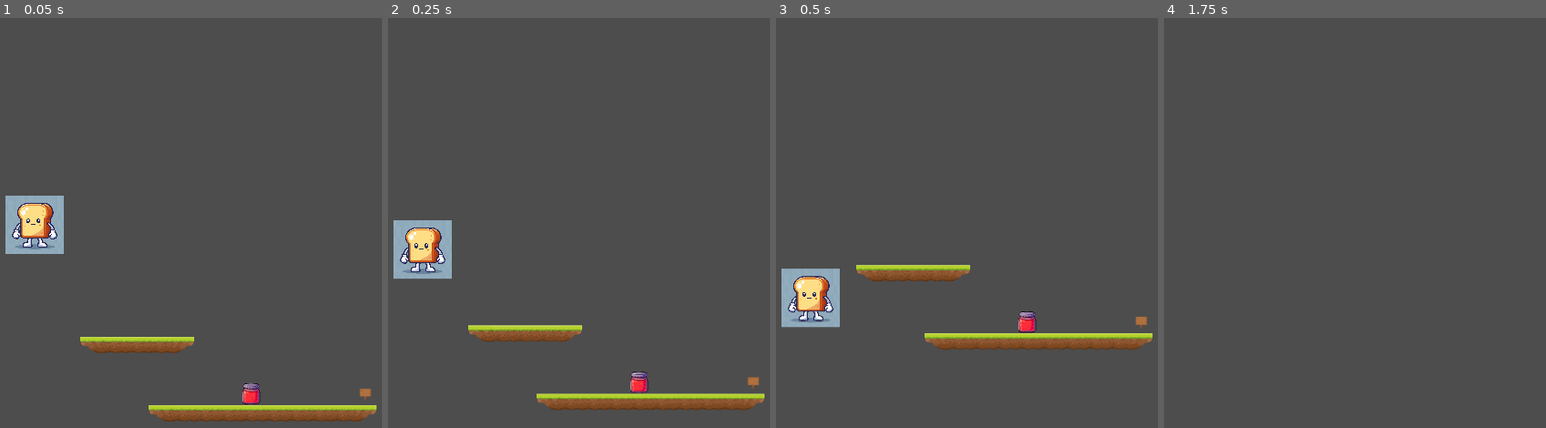
Above: before the commit, frames 1-4 (left to right).
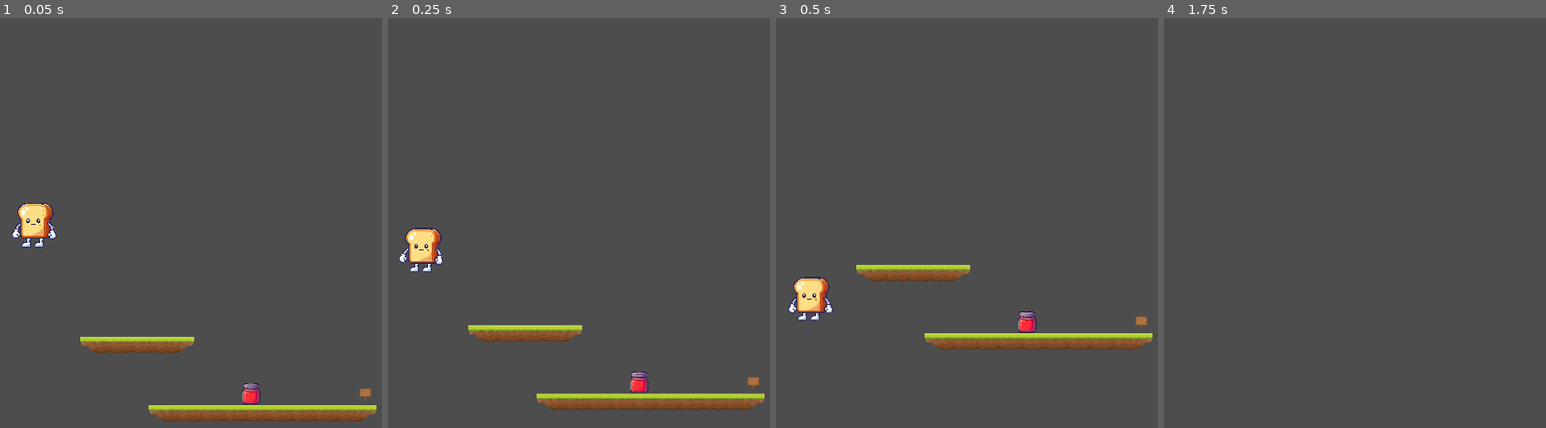
Above: after the commit, the same moments.

Repository: Alliance-of-Numpties/terry-toastington
Game: Godot game, scene res://scenes/main.tscn
Same seed, same stepped clock (60 frames per second), same inputs: the game is played once before the commit and once after it.
Inputs:
- Up to frame 1 (0.05 s): no input
- Up to frame 2 (0.25 s): no input
- Up to frame 3 (0.5 s): no input
- Up to frame 4 (1.75 s): hold D (right) from 0.53 s (still down); tap Space (jump) at 0.77, 1.52 s

The runs differ from the first frame. In frame 1, 1.4% of the frame differs, in the area x 1-17%, y 43-58%; in frame 2, 1.5%; in frame 3, 1.6%, in the area x 1-17%, y 61-76%; in frame 4, nothing differs.

Commit message:
Make the player animated

Diff:
--- a/scenes/ghoast.tscn
+++ b/scenes/ghoast.tscn
@@ -2,7 +2,7 @@
 
 [ext_resource type="Script" path="res://scripts/PlayerPathFollow.gd" id="1_era5s"]
 [ext_resource type="Script" path="res://scripts/Ghoast.gd" id="2_vpscq"]
-[ext_resource type="Texture2D" uid="uid://cllfvx6l4m6v4" path="res://toast.jpeg" id="3_eh1b6"]
+[ext_resource type="Texture2D" uid="uid://uyrmv6dw0s41" path="res://toast.png" id="3_laq07"]
 
 [sub_resource type="CapsuleShape2D" id="CapsuleShape2D_jwjf7"]
 radius = 45.0
@@ -17,7 +17,7 @@
 [node name="Sprite2D" type="Sprite2D" parent="Ghoast"]
 self_modulate = Color(0.584314, 0.584314, 0.584314, 0.596078)
 scale = Vector2(0.1, 0.1)
-texture = ExtResource("3_eh1b6")
+texture = ExtResource("3_laq07")
 
 [node name="CollisionShape2D" type="CollisionShape2D" parent="Ghoast"]
 shape = SubResource("CapsuleShape2D_jwjf7")
--- a/scenes/ollitest.tscn
+++ b/scenes/ollitest.tscn
@@ -22,5 +22,5 @@
 layer_0/tile_data = PackedInt32Array(48, 196609, 1, -65488, 196609, 0, 47, 131073, 1, -65489, 131073, 0, 46, 131073, 2, …(5959 unchanged characters)…
 
 [connection signal="body_entered" from="World/Item" to="World/Item" method="_on_body_entered" flags=18]
-[connection signal="body_entered" from="World/@Area2D@131026" to="World/@Area2D@131026" method="_on_body_entered" flags=18]
-[connection signal="body_entered" from="World/@Area2D@131027" to="World/@Area2D@131027" method="_on_body_entered" flags=18]
+[connection signal="body_entered" from="World/@Area2D@154849" to="World/@Area2D@154849" method="_on_body_entered" flags=18]
+[connection signal="body_entered" from="World/@Area2D@154850" to="World/@Area2D@154850" method="_on_body_entered" flags=18]
--- a/scenes/player.tscn
+++ b/scenes/player.tscn
@@ -1,21 +1,288 @@
-[gd_scene load_steps=4 format=3 uid="uid://yamxyc1blu1w"]
+[gd_scene load_steps=18 format=3 uid="uid://yamxyc1blu1w"]
 
 [ext_resource type="Script" path="res://scripts/Player.gd" id="1_ffm6m"]
-[ext_resource type="Texture2D" uid="uid://cllfvx6l4m6v4" path="res://toast.jpeg" id="2_dnu0n"]
+[ext_resource type="Texture2D" uid="uid://e8cskehwuib0" path="res://toast_parts/toast/Body.PNG" id="2_21i3r"]
+[ext_resource type="Texture2D" uid="uid://bgcsy2l6hy74" path="res://toast_parts/toast/BackLeg.PNG" id="2_enaa8"]
+[ext_resource type="Texture2D" uid="uid://dogdnbtljobpk" path="res://toast_parts/toast/FrontArm.PNG" id="3_cl512"]
+[ext_resource type="Texture2D" uid="uid://dsp16fvmkhxt8" path="res://toast_parts/toast/FrontLeg.PNG" id="3_whvu1"]
+[ext_resource type="Texture2D" uid="uid://dd6abg8m17bw5" path="res://toast_parts/toast/BackArm.PNG" id="4_npynr"]
 
 [sub_resource type="CapsuleShape2D" id="CapsuleShape2D_68p7x"]
-radius = 45.0
-height = 132.0
+radius = 29.0
+height = 82.0
+
+[sub_resource type="Animation" id="Animation_ux12p"]
+resource_name = "walk"
+length = 0.6
+loop_mode = 1
+step = 0.05
+tracks/0/type = "bezier"
+tracks/0/imported = false
+tracks/0/enabled = true
+tracks/0/path = NodePath("Model/UpperBody/FrontShoulder:rotation")
+tracks/0/interp = 1
+tracks/0/loop_wrap = true
+tracks/0/keys = {
+"handle_modes": PackedInt32Array(0, 0, 0, 0, 0),
+"points": PackedFloat32Array(0, -0.25, 0, 0.05, 0.429475, 0.708753, -0.1, 0.0116366, 0.1, -0.00581831, -0.0215232, -0.0555855, 0.439362, 0.0444145, -0.340287, -0.751634, -0.1, -0.00581825, 0.1, -0.00581825, 0, -0.05, -0.437448, 0.05, 0.708753),
+"times": PackedFloat32Array(0, 0.15, 0.3, 0.45, 0.6)
+}
+tracks/1/type = "bezier"
+tracks/1/imported = false
+tracks/1/enabled = true
+tracks/1/path = NodePath("Model/UpperBody/BackShoulder:rotation")
+tracks/1/interp = 1
+tracks/1/loop_wrap = true
+tracks/1/keys = {
+"handle_modes": PackedInt32Array(0, 0, 0, 0, 0),
+"points": PackedFloat32Array(0, -0.25, 0, 0.05, -0.472357, -0.751634, -0.15, 0.0201225, 0.15, 0.031759, 0, -0.1, -0.56545, 0.1, 0.406202, 0.732026, -0.1, 0.0232731, 0.15, 0, 0, -0.1, 0.441112, 0.1, -0.792362),
+"times": PackedFloat32Array(0, 0.15, 0.3, 0.45, 0.6)
+}
+tracks/2/type = "bezier"
+tracks/2/imported = false
+tracks/2/enabled = true
+tracks/2/path = NodePath("Model/Legs/BackHip:rotation")
+tracks/2/interp = 1
+tracks/2/loop_wrap = true
+tracks/2/keys = {
+"handle_modes": PackedInt32Array(0, 2, 2, 2, 2),
+"points": PackedFloat32Array(0, -0.25, 0, 0.05, 0.164653, 0.38858, -0.0499974, 0.00298556, 0.05, -0.00298572, -0.010341, -0.0409624, 0.167281, 0.05, -0.204189, -0.49076, -0.05, 0, 0.05, 0, 0, -0.05, -0.226473, 0, 0),
+"times": PackedFloat32Array(0, 0.15, 0.3, 0.45, 0.6)
+}
+tracks/3/type = "bezier"
+tracks/3/imported = false
+tracks/3/enabled = true
+tracks/3/path = NodePath("Model/Legs/FrontHip:rotation")
+tracks/3/interp = 1
+tracks/3/loop_wrap = true
+tracks/3/keys = {
+"handle_modes": PackedInt32Array(2, 2, 2, 2, 2),
+"points": PackedFloat32Array(0, 0, 0, 0.05, -0.253344, -0.519071, -0.05, 0, 0.05, 0, 0, -0.05, -0.23543, 0.0389092, 0.183208, 0.400523, -0.05, 0, 0.05, 0, 0.000439947, -0.05, 0.21497, 0, 0),
+"times": PackedFloat32Array(0, 0.15, 0.3, 0.45, 0.6)
+}
+
+[sub_resource type="Animation" id="Animation_hhsy0"]
+length = 0.001
+tracks/0/type = "bezier"
+tracks/0/imported = false
+tracks/0/enabled = true
+tracks/0/path = NodePath("Model/UpperBody/FrontShoulder:rotation")
+tracks/0/interp = 1
+tracks/0/loop_wrap = true
+tracks/0/keys = {
+"handle_modes": PackedInt32Array(0),
+"points": PackedFloat32Array(0, -0.25, 0, 0.25, 0),
+"times": PackedFloat32Array(0)
+}
+tracks/1/type = "bezier"
+tracks/1/imported = false
+tracks/1/enabled = true
+tracks/1/path = NodePath("Model/UpperBody/BackShoulder:rotation")
+tracks/1/interp = 1
+tracks/1/loop_wrap = true
+tracks/1/keys = {
+"handle_modes": PackedInt32Array(0),
+"points": PackedFloat32Array(2.08165e-12, -0.25, 0, 0.25, 0),
+"times": PackedFloat32Array(0)
+}
+tracks/2/type = "bezier"
+tracks/2/imported = false
+tracks/2/enabled = true
+tracks/2/path = NodePath("Model/UpperBody/Body:position:y")
+tracks/2/interp = 1
+tracks/2/loop_wrap = true
+tracks/2/keys = {
+"handle_modes": PackedInt32Array(0),
+"points": PackedFloat32Array(-4.76837e-07, -0.25, 0, 0.25, 0),
+"times": PackedFloat32Array(0)
+}
+tracks/3/type = "bezier"
+tracks/3/imported = false
+tracks/3/enabled = true
+tracks/3/path = NodePath("Model/UpperBody:position:y")
+tracks/3/interp = 1
+tracks/3/loop_wrap = true
+tracks/3/keys = {
+"handle_modes": PackedInt32Array(0),
+"points": PackedFloat32Array(0, -0.25, 0, 0.25, 0),
+"times": PackedFloat32Array(0)
+}
+tracks/4/type = "bezier"
+tracks/4/imported = false
+tracks/4/enabled = true
+tracks/4/path = NodePath("Model/Legs/BackHip:rotation")
+tracks/4/interp = 1
+tracks/4/loop_wrap = true
+tracks/4/keys = {
+"handle_modes": PackedInt32Array(0),
+"points": PackedFloat32Array(0, -0.25, 0, 0.25, 0),
+"times": PackedFloat32Array(0)
+}
+tracks/5/type = "bezier"
+tracks/5/imported = false
+tracks/5/enabled = true
+tracks/5/path = NodePath("Model/Legs/FrontHip:rotation")
+tracks/5/interp = 1
+tracks/5/loop_wrap = true
+tracks/5/keys = {
+"handle_modes": PackedInt32Array(0),
+"points": PackedFloat32Array(0, -0.25, 0, 0.25, 0),
+"times": PackedFloat32Array(0)
+}
+
+[sub_resource type="Animation" id="Animation_3dvwd"]
+resource_name = "idle"
+loop_mode = 1
+step = 0.05
+tracks/0/type = "bezier"
+tracks/0/imported = false
+tracks/0/enabled = true
+tracks/0/path = NodePath("Model/UpperBody/FrontShoulder:rotation")
+tracks/0/interp = 1
+tracks/0/loop_wrap = true
+tracks/0/keys = {
+"handle_modes": PackedInt32Array(0, 0, 0, 0, 0),
+"points": PackedFloat32Array(0, -0.25, 0, 0.05, 0.0920155, 0.161835, -0.1, 0.0116366, 0.1, -0.00581831, -0.0215232, -0.0555855, 0.101902, 0.0444145, -0.0551913, -0.152352, -0.1, -0.00581825, 0.1, -0.00581825, 0, -0.05, -0.0825328, 0.05, 0.0745607),
+"times": PackedFloat32Array(0, 0.25, 0.5, 0.75, 1)
+}
+tracks/1/type = "bezier"
+tracks/1/imported = false
+tracks/1/enabled = true
+tracks/1/path = NodePath("Model/UpperBody/BackShoulder:rotation")
+tracks/1/interp = 1
+tracks/1/loop_wrap = true
+tracks/1/keys = {
+"handle_modes": PackedInt32Array(0, 0, 0, 0, 0),
+"points": PackedFloat32Array(0, -0.25, 0, 0.05, 0.0687424, 0.167653, -0.15, 0.0201225, 0.15, -0.00581828, 0, -0.1, 0.0861972, 0.1, -0.15817, -0.15817, -0.1, 0.0232731, 0.15, 0, 0, -0.1, -0.117442, 0.1, 0.138562),
+"times": PackedFloat32Array(0, 0.25, 0.5, 0.75, 1)
+}
+tracks/2/type = "bezier"
+tracks/2/imported = false
+tracks/2/enabled = true
+tracks/2/path = NodePath("Model/UpperBody:position:y")
+tracks/2/interp = 1
+tracks/2/loop_wrap = true
+tracks/2/keys = {
+"handle_modes": PackedInt32Array(0, 0, 0),
+"points": PackedFloat32Array(0, -0.25, 0, 0.25, 0, 20, -0.25, 0, 0.25, 0, 0, -0.25, 0, 0.25, 0),
+"times": PackedFloat32Array(0, 0.5, 1)
+}
+tracks/3/type = "bezier"
+tracks/3/imported = false
+tracks/3/enabled = true
+tracks/3/path = NodePath("Model/Legs/FrontHip:rotation")
+tracks/3/interp = 1
+tracks/3/loop_wrap = true
+tracks/3/keys = {
+"handle_modes": PackedInt32Array(0),
+"points": PackedFloat32Array(0, -0.25, 0, 0.25, 0),
+"times": PackedFloat32Array(0)
+}
+tracks/4/type = "bezier"
+tracks/4/imported = false
+tracks/4/enabled = true
+tracks/4/path = NodePath("Model/Legs/BackHip:rotation")
+tracks/4/interp = 1
+tracks/4/loop_wrap = true
+tracks/4/keys = {
+"handle_modes": PackedInt32Array(0),
+"points": PackedFloat32Array(0, -0.25, 0, 0.25, 0),
+"times": PackedFloat32Array(0)
+}
+
+[sub_resource type="AnimationLibrary" id="AnimationLibrary_pvac0"]
+_data = {
+"RESET": SubResource("Animation_hhsy0"),
+"idle": SubResource("Animation_3dvwd"),
+"walk": SubResource("Animation_ux12p")
+}
+
+[sub_resource type="AnimationNodeAnimation" id="AnimationNodeAnimation_qk4u0"]
+animation = &"idle"
+
+[sub_resource type="AnimationNodeAnimation" id="AnimationNodeAnimation_fem5j"]
+animation = &"walk"
+
+[sub_resource type="AnimationNodeStateMachineTransition" id="AnimationNodeStateMachineTransition_684bv"]
+advance_mode = 2
+
+[sub_resource type="AnimationNodeStateMachineTransition" id="AnimationNodeStateMachineTransition_6ng76"]
+xfade_time = 0.1
+
+[sub_resource type="AnimationNodeStateMachineTransition" id="AnimationNodeStateMachineTransition_n8r80"]
+xfade_time = 0.4
+
+[sub_resource type="AnimationNodeStateMachine" id="AnimationNodeStateMachine_djqyh"]
+states/Start/position = Vector2(196.571, 122.286)
+states/idle/node = SubResource("AnimationNodeAnimation_qk4u0")
+states/idle/position = Vector2(354.857, 121.429)
+states/walk/node = SubResource("AnimationNodeAnimation_fem5j")
+states/walk/position = Vector2(586.286, 121.918)
+transitions = ["Start", "idle", SubResource("AnimationNodeStateMachineTransition_684bv"), "idle", "walk", SubResource("AnimationNodeStateMachineTransition_6ng76"), "walk", "idle", SubResource("AnimationNodeStateMachineTransition_n8r80")]
 
 [node name="Player" type="CharacterBody2D"]
 collision_layer = 3
 collision_mask = 3
 script = ExtResource("1_ffm6m")
 
-[node name="Sprite2D" type="Sprite2D" parent="."]
+[node name="Model" type="Node2D" parent="."]
+texture_filter = 2
+scale = Vector2(0.1, 0.1)
+
+[node name="Legs" type="Node2D" parent="Model"]
+scale = Vector2(1, 1)
+
+[node name="BackHip" type="Node2D" parent="Model/Legs"]
+position = Vector2(-100, 220)
+
+[node name="BackLeg" type="Sprite2D" parent="Model/Legs/BackHip"]
+position = Vector2(80, -220)
+texture = ExtResource("2_enaa8")
+
+[node name="FrontHip" type="Node2D" parent="Model/Legs"]
+position = Vector2(120, 220)
+
+[node name="FrontLeg" type="Sprite2D" parent="Model/Legs/FrontHip"]
+position = Vector2(94.219, -220.732)
+texture = ExtResource("3_whvu1")
+flip_h = true
+
+[node name="UpperBody" type="Node2D" parent="Model"]
+scale = Vector2(1, 1)
+
+[node name="BackShoulder" type="Node2D" parent="Model/UpperBody"]
+position = Vector2(-220, -10)
+scale = Vector2(1, 1)
+
+[node name="BackArm" type="Sprite2D" parent="Model/UpperBody/BackShoulder"]
+position = Vector2(220, 10)
+scale = Vector2(1, 1)
+texture = ExtResource("4_npynr")
+
+[node name="Body" type="Sprite2D" parent="Model/UpperBody"]
 position = Vector2(0, -4.76837e-07)
-scale = Vector2(0.1, 0.1)
-texture = ExtResource("2_dnu0n")
+scale = Vector2(1, 1)
+texture = ExtResource("2_21i3r")
+
+[node name="FrontShoulder" type="Node2D" parent="Model/UpperBody"]
+position = Vector2(240, -10)
+scale = Vector2(1, 1)
+
+[node name="FrontArm" type="Sprite2D" parent="Model/UpperBody/FrontShoulder"]
+position = Vector2(-240, 10)
+scale = Vector2(1, 1)
+texture = ExtResource("3_cl512")
 
 [node name="CollisionShape2D" type="CollisionShape2D" parent="."]
 shape = SubResource("CapsuleShape2D_68p7x")
+
+[node name="AnimationPlayer" type="AnimationPlayer" parent="."]
+playback_default_blend_time = 0.5
+libraries = {
+"": SubResource("AnimationLibrary_pvac0")
+}
+
+[node name="AnimationTree" type="AnimationTree" parent="."]
+tree_root = SubResource("AnimationNodeStateMachine_djqyh")
+anim_player = NodePath("../AnimationPlayer")
+active = true
--- a/scripts/Player.gd
+++ b/scripts/Player.gd
@@ -11,6 +11,9 @@
 
 # Get the gravity from the project settings to be synced with RigidBody nodes.
 var gravity = ProjectSettings.get_setting("physics/2d/default_gravity")
+
+@onready var animation_tree = $AnimationTree
+@onready var model = $Model
 
 
 func _physics_process(delta):
@@ -36,8 +39,11 @@
 	var direction = Input.get_axis("left", "right")
 	if direction:
 		velocity.x = direction * speed
+		animation_tree.get("parameters/playback").travel("walk")
+		model.scale.x = -sign(direction) * abs(model.scale.x)
 	else:
 		velocity.x = move_toward(velocity.x, 0, speed)
+		animation_tree.get("parameters/playback").travel("idle")
 
 	move_and_slide()
 
Binary file removed: toast.jpeg
Binary file added: toast.png
Not shown, changed: toast.png.import
Binary file added: toast_parts/toast/BackArm.PNG
Not shown, added: toast_parts/toast/BackArm.PNG.import
Binary file added: toast_parts/toast/BackLeg.PNG
Not shown, added: toast_parts/toast/BackLeg.PNG.import
Binary file added: toast_parts/toast/Body.PNG
Not shown, added: toast_parts/toast/Body.PNG.import
Binary file added: toast_parts/toast/FrontArm.PNG
Not shown, added: toast_parts/toast/FrontArm.PNG.import
Binary file added: toast_parts/toast/FrontLeg.PNG
(and 5 more such lines)
